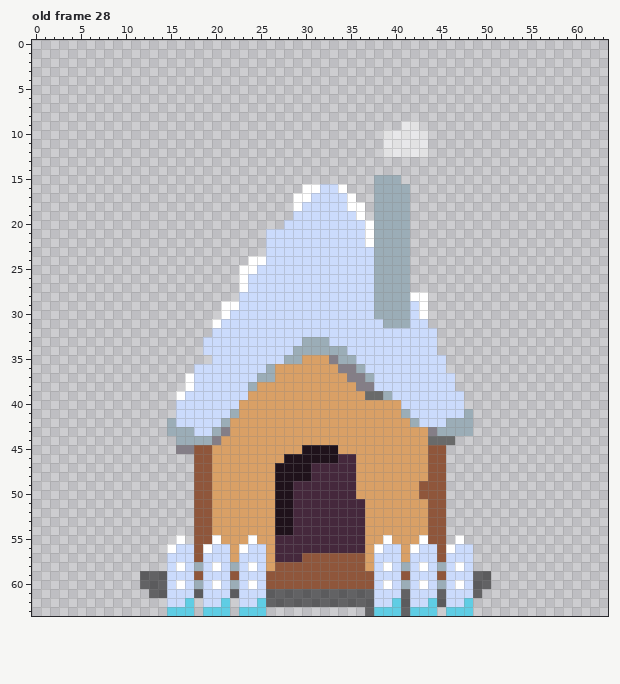
Two states of a pixel-art file, demo3/aseprite/triangles.aseprite. The picture above was drawn from the file before the commit.
64x64 pixels, 114 frames. Colours within 5 levels of each other are drawn and written as one. Shown: old frame 28. The commit also changed other frames, which this record leaves out.
Once edited:
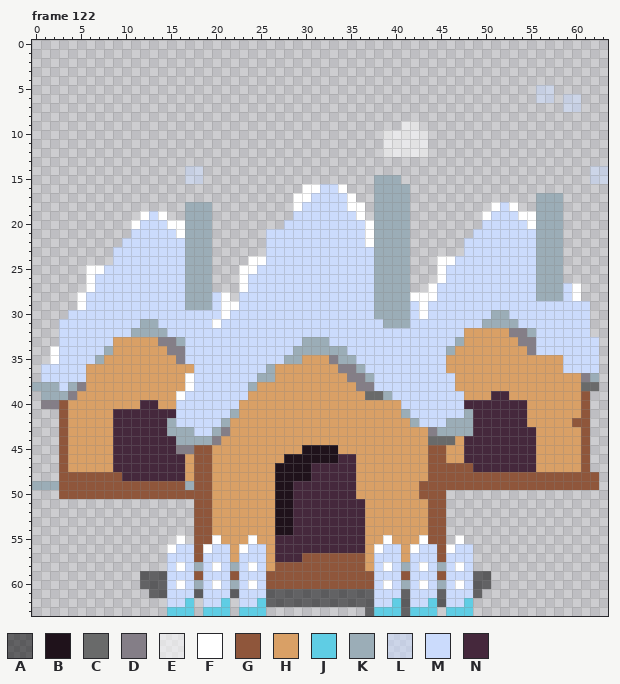
Palette (. is transparent): A #00000085  B #1f121b  C #696a6a  D #847e87  E #ffffff8c  F #ffffff  G #8f563b  H #d9a066  J #5fcde4  K #9badb7  L #cbdbfc8c  M #cbdbfc  N #45283c
A new or re-ordered frame is compared with the old frame closest to it.
Change:
frames 114 -> 128
Frame 122 is new; against old frame 28, layers "Layer 2", "Layer 4":
y 5: x 56..57 .. -> LL
y 6: x 56..57 .. -> LL; x 59..60 .. -> LL
y 7: x 59..60 .. -> LL
y 14..15: x 17..18 .. -> LL; x 62..63 .. -> LL
y 17: x 56..58 ... -> KKK
y 18: x 17..19 ... -> KKK; x 51..53 ... -> FMF; x 56..58 ... -> KKK
y 19: x 12..14 ... -> FMF; x 17..19 ... -> KKK; x 50..58 ......... -> FMMMFFKKK
y 20: x 11..19 ......... -> FMMMFFKKK; x 50..58 ......... -> MMMMMFKKK
y 21: x 11..19 ......... -> MMMMMFKKK; x 49..58 .......... -> MMMMMMMKKK
y 22: x 10..19 .......... -> MMMMMMMKKK; x 48..58 ........... -> MMMMMMMMKKK
y 23: x 9..19 ........... -> MMMMMMMMKKK; x 48..58 ........... -> MMMMMMMMKKK
y 24: x 9..19 ........... -> MMMMMMMMKKK; x 45..58 .............. -> FFMMMMMMMMMKKK
y 25: x 6..19 .............. -> FFMMMMMMMMMKKK; x 45..58 .............. -> FMMMMMMMMMMKKK
y 26: x 6..19 .............. -> FMMMMMMMMMMKKK; x 45..58 .............. -> FMMMMMMMMMMKKK
y 27: x 6..19 .............. -> FMMMMMMMMMMKKK; x 44..60 ................. -> FMMMMMMMMMMMKKKMF
y 28: x 5..21 ................. -> FMMMMMMMMMMMKKKMF; x 44..60 ................. -> FMMMMMMMMMMMKKKMF
y 29: x 5..20 ................ -> FMMMMMMMMMMMKKKM; x 44..61 .................. -> MMMMMMMMMMMMMMMMMM
y 30: x 4..20 ................. -> MMMMMMMMMMMMMMMMM; x 44..61 .................. -> MMMMMMMKKMMMMMMMMM
y 31: x 3..19 ................. -> MMMMMMMMMKKMMMMMM; x 44..61 .................. -> MMMMMMKKKKMMMMMMMM
y 32: x 3..19 ................. -> MMMMMMMMKKKKMMMMM; x 45..61 ................. -> MMMHHHHHDDKMMMMMM
y 33: x 3..18 ................ -> MMMMMMHHHHHDDKMM; x 45..62 .................. -> MMKHHHHHHDDMMMMMMM
y 34: x 2..18 ................. -> FMMMMMKHHHHHHDDMM; x 45..62 .................. -> MKHHHHHHHHDMMMMMMM
y 35: x 2..19 .................. -> FMMMMKHHHHHHHHDMMM; x 46..62 ................. -> HHHHHHHHHHHHHMMMM
y 36: x 1..17 ................. -> MMMMMHHHHHHHHHHHH; x 46..62 ................. -> HHHHHHHHHHHHHMMMM
y 37: x 1..16 ................ -> MMMMMHHHHHHHHHHH; x 47..62 ................ -> HHHHHHHHHHHHHHDK
y 38: x 0..16 ................. -> KKKMKDHHHHHHHHHHH; x 47..62 ................ -> HHHHHHHHHHHHHHCC
y 39: x 1..15 ............... -> KKKDHHHHHHHHHHH; x 48..61 .............. -> HHHNNHHHHHHHHG
y 40: x 1..15 ............... -> DDGHHHHHHHHNNHH; x 48..61 .............. -> NNNNNNNHHHHHHG
y 41: x 3..15 ............. -> GHHHHHNNNNNNN; x 49..61 ............. -> NNNNNNHHHHHHG
y 42: x 3..14 ............ -> GHHHHHNNNNNN; x 49..61 ............. -> NNNNNNHHHHHGG
y 43: x 3..14 ............ -> GHHHHHNNNNNN; x 49..61 ............. -> NNNNNNNHHHHHG
y 44: x 3..15 ............. -> GHHHHHNNNNNNN; x 47..61 ............... -> HNNNNNNNNHHHHHG
y 45: x 3..15 ............. -> GHHHHHNNNNNNN; x 46..61 ................ -> HHNNNNNNNNHHHHHG
y 46: x 3..17 ............... -> GHHHHHNNNNNNNNH; x 46..61 ................ -> HHNNNNNNNNHHHHHG
y 47: x 3..17 ............... -> GHHHHHNNNNNNNNH; x 46..61 ................ -> GGGNNNNNNNHHHHHG
y 48: x 3..17 ............... -> GGGGGGGNNNNNNNH; x 46..62 ................. -> GGGGGGGGGGGGGGGGG
y 49: x 0..17 .................. -> KKKGGGGGGGGGGGGGGK; x 46..62 ................. -> GGGGGGGGGGGGGGGGG
y 50: x 3..17 ............... -> GGGGGGGGGGGGGGG
Where, in picture pixels (left, top, right, bottom), the same in both pictures:
added: (536, 85, 581, 112)
added: (32, 166, 230, 499)
added: (428, 166, 608, 490)
